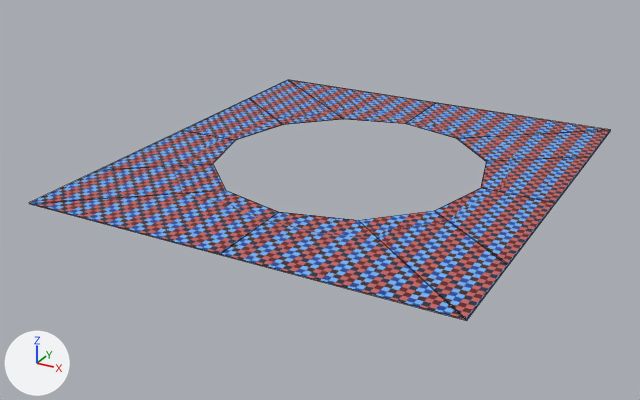
The FBX model MI/Assets/Level Design/Meshes/Observatory_roof_piece_01.fbx as it was, and as the next commit left it.
The view is the same before and after, from a camera (50 mm lens) standing at (20.4, -40.5, 17.6) and looking at (-1.0, -1.5, -1.9). Arrows for +X, +Y and +Z are at lower left; the lights stay in place. Mesh edges are drawn as thin lines. Where no turn or scale is listed for an object, it has been applied to the vertices.

The scene before the commit, as lines of its bpy script (objects in view):
```python
me_mesh = bpy.data.meshes.new('Mesh')
me_mesh.from_pydata(...)  # 48 vertices, 24 faces; spans x -11.3..11.3, y -12.4..12.4, z 0.0
me_mesh.materials.append(mat_checker)
ob_observatory_roof_piece_01 = bpy.data.objects.new('Observatory_roof_piece_01', me_mesh)
ob_observatory_roof_piece_01.location = (0.0, 0.0, 0.0)
```
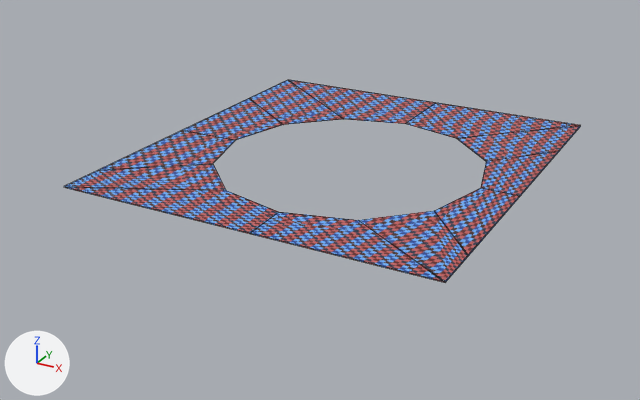
Location of each change, [x1, y1, x2, y2] in pixels of the pictures (640 x 400 px; the box of a moved part takes in the faces that stretch with it):
'Observatory_roof_piece_01', reshaped (11% narrower, 16% shorter): before [30, 80, 610, 321]; after [64, 80, 581, 283]
part 1 of me_mesh, moved or reshaped: before [405, 103, 610, 265]; after [405, 103, 581, 256]
part 2 of me_mesh, moved or reshaped: before [220, 211, 508, 321]; after [250, 211, 468, 283]
part 3 of me_mesh, moved or reshaped: before [30, 163, 278, 255]; after [64, 163, 278, 234]

The change, as a diff of the scene's bpy script:
```diff
--- a/MI/Assets/Level Design/Meshes/Observatory_roof_piece_01.fbx.py
+++ b/MI/Assets/Level Design/Meshes/Observatory_roof_piece_01.fbx.py
@@ me_mesh @@
 me_mesh.from_pydata(...)  # 48 vertices, 24 faces; spans x -11.3..11.3, y -12.4..12.4, z 0.0
 # used by ob_observatory_roof_piece_01; location = (0.0, 0.0, 0.0)
+# me_mesh part 1: all 8 vertices in x 11.3, y -7.3..12.4, z 0.0 are moved by (-1.8, 0.0, 0.0)
+# me_mesh part 2: all 2 vertices in x 11.3, y -12.4, z 0.0 are moved by (-1.8, 2.4, 0.0)
+# me_mesh part 3: all 4 vertices in x -11.3..0.0, y -12.4, z 0.0 are moved by (0.0, 2.4, 0.0)
 me_mesh.materials.append(mat_checker)
```
